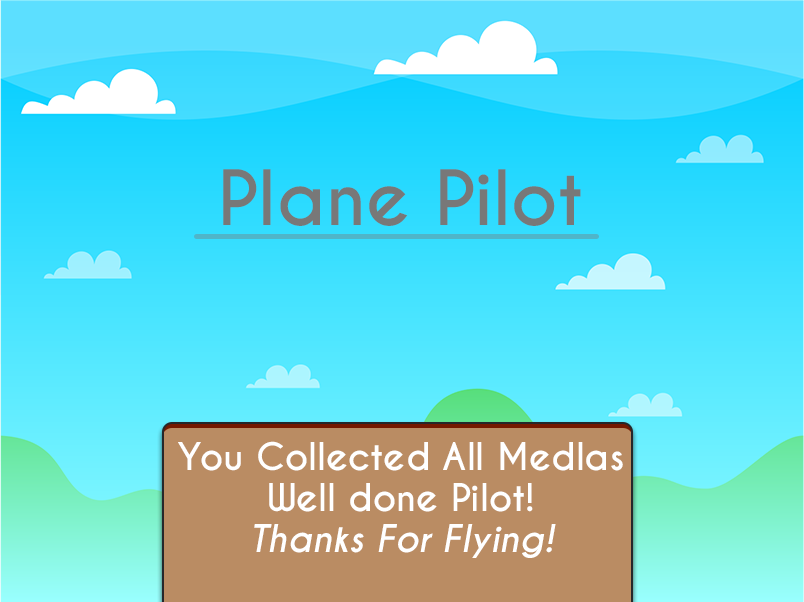
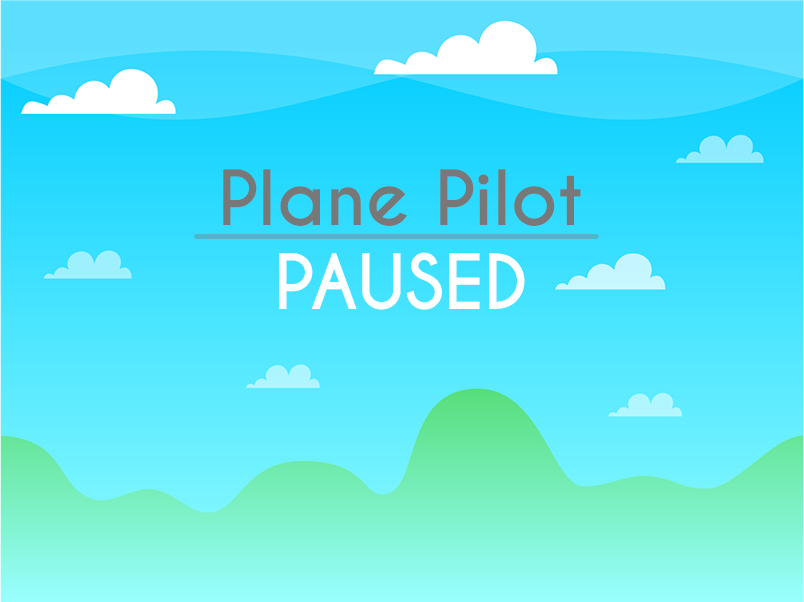
Comparing the layer stacks of the two 804px x 602px images. Changes:
hid "You Collected All Medlas Well done Pilot! Thanks For Flying!" over [178, 441, 623, 558]
added layer "PAUSED" above "Plane Pilot" over [279, 252, 525, 310]
hid "Rectangle 1" over [162, 422, 633, 602]
